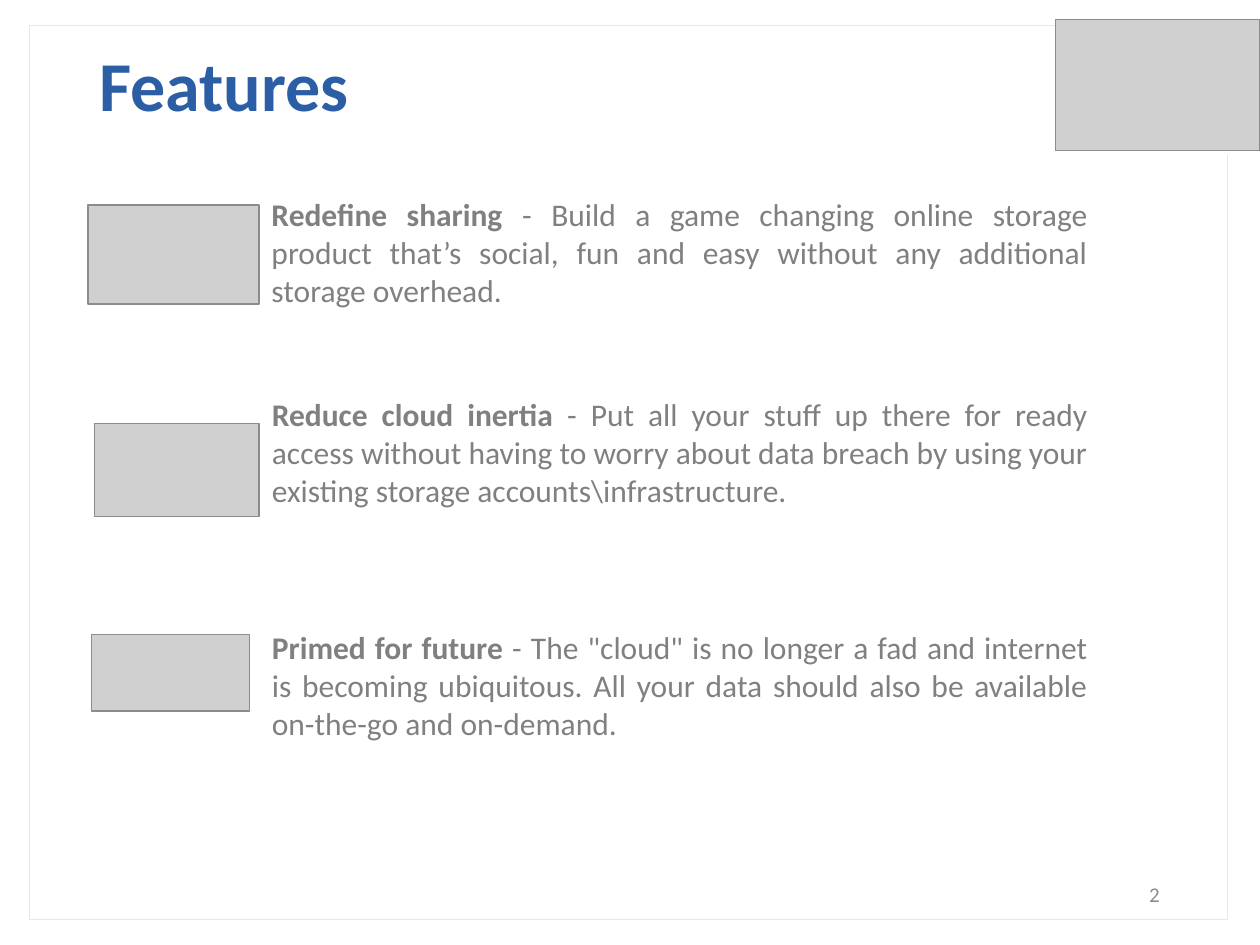
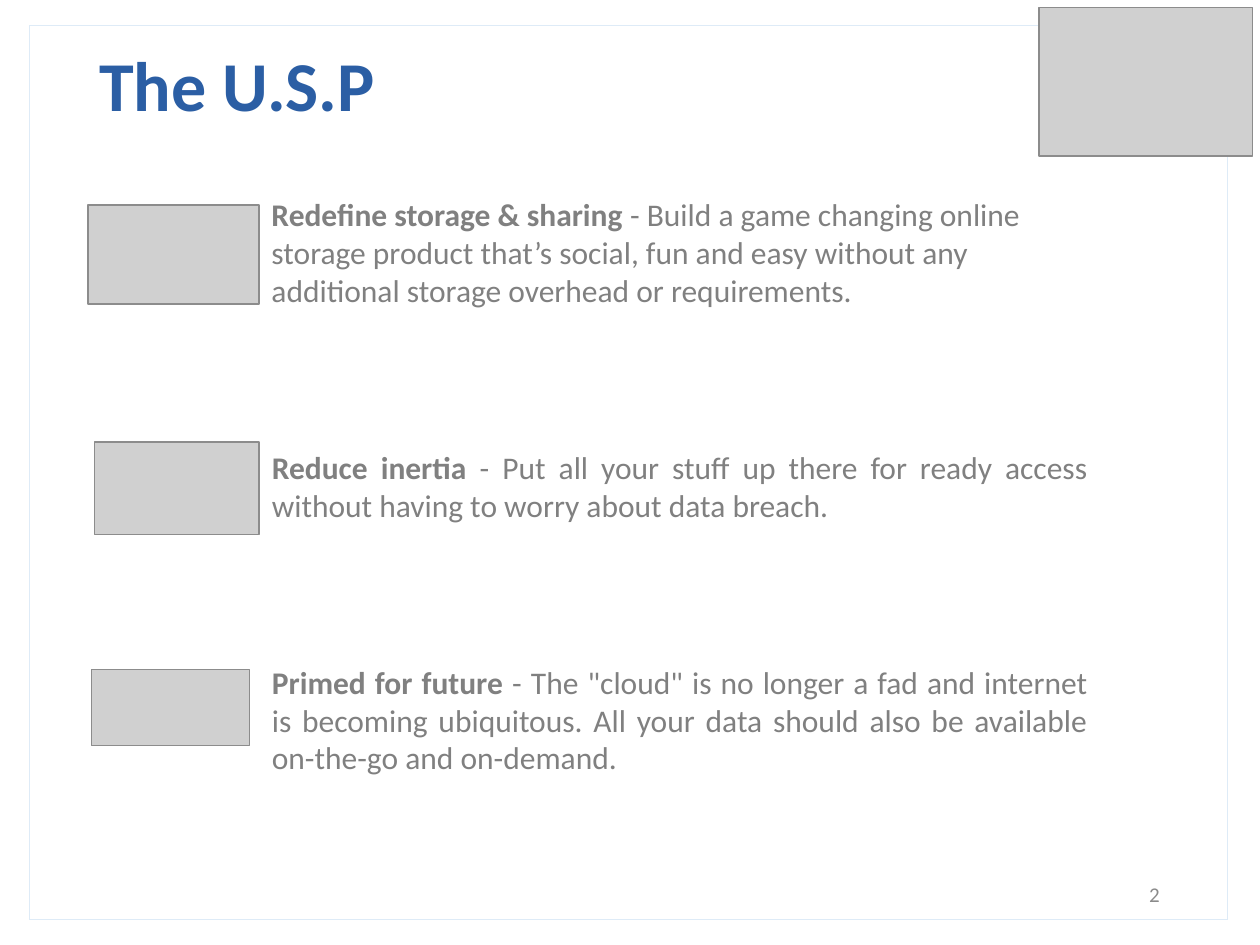
Before and after one commit to roommen/crumbs, a slide deck: slide 2 of Crumbs.pptx. Drawn at 1260x945 pixels with LibreOffice and Linux fonts; fonts in the diff are those of the drawing; grey boxes stand for pictures; background and template pictures are left out. Boxes give left, top, right and bottom in pixels: in the first picture for what was removed or moved away, otherwise in the second. Text is boxed around its words. In the diff, an @@ line names an element or a change of style, - is before the commit and + after.

```diff
--- a/Crumbs.pptx
+++ b/Crumbs.pptx
@@ picture: place and size @@
-picture at bbox=[1056, 20, 1260, 151]
+picture at bbox=[1040, 8, 1254, 156]
@@ title at bbox=[99, 62, 374, 112]: text changed @@
-Features
+The U.S.P
@@ text at bbox=[271, 204, 1020, 308]: text changed @@
-Redefine sharing - Build a game changing online storage product that’s social, fun and easy without any additional storage overhead.
+Redefine storage & sharing - Build a game changing online storage product that’s social, fun and easy without any additional storage overhead or requirements.
@@ picture: place and size @@
-picture at bbox=[94, 423, 260, 515]
+picture at bbox=[94, 442, 260, 534]
@@ text at bbox=[272, 457, 1087, 523]: text changed @@
-Reduce cloud inertia - Put all your stuff up there for ready access without having to worry about data breach by using your existing storage accounts\infrastructure.
+Reduce inertia - Put all your stuff up there for ready access without having to worry about data breach.
@@ text "Primed for future - The ...": place and size @@
-text "Primed for future - The ..." at bbox=[272, 637, 1087, 741]
+text "Primed for future - The ..." at bbox=[272, 672, 1087, 775]
@@ picture: place and size @@
-picture at bbox=[91, 635, 248, 712]
+picture at bbox=[91, 669, 248, 746]
```
Also in this commit, not shown: 3 other slides changed, 25 other files.
